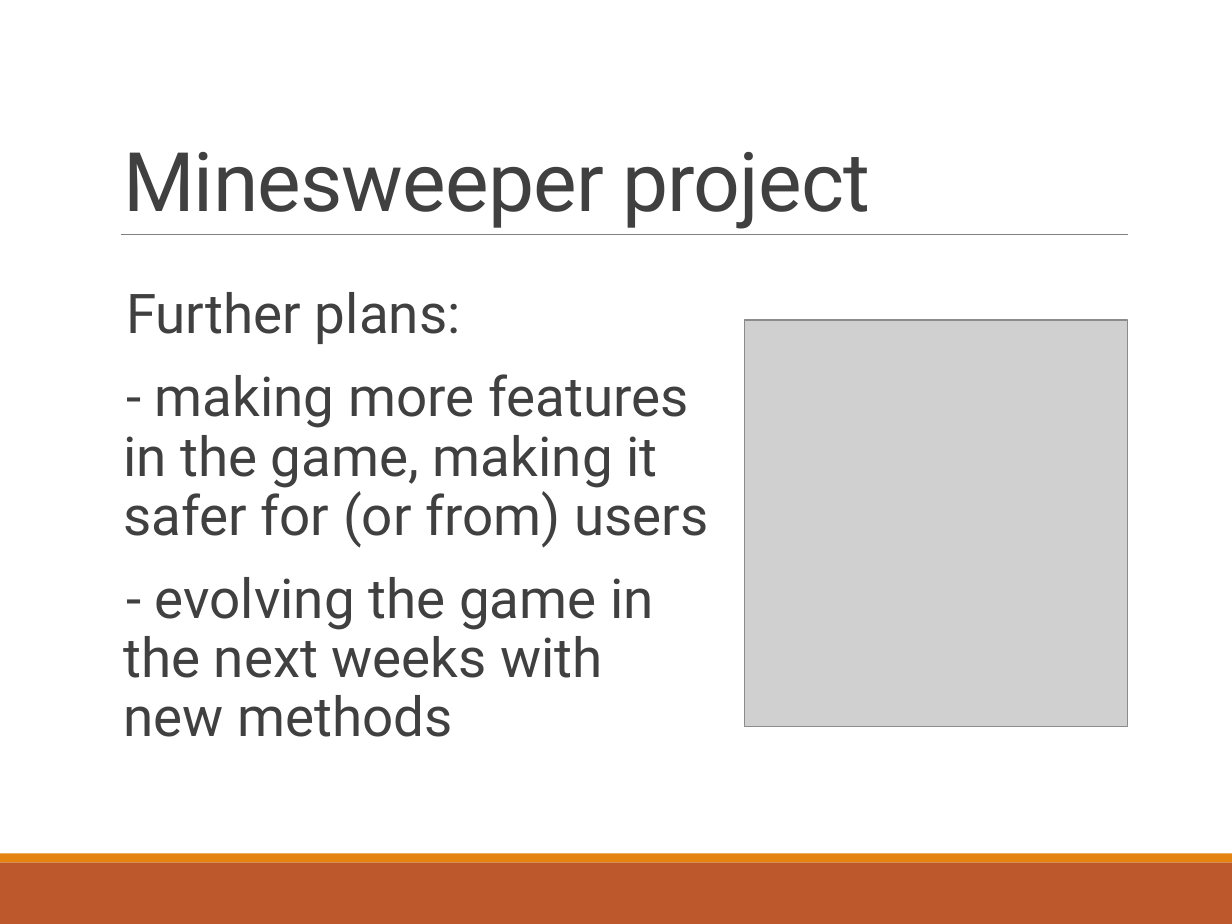
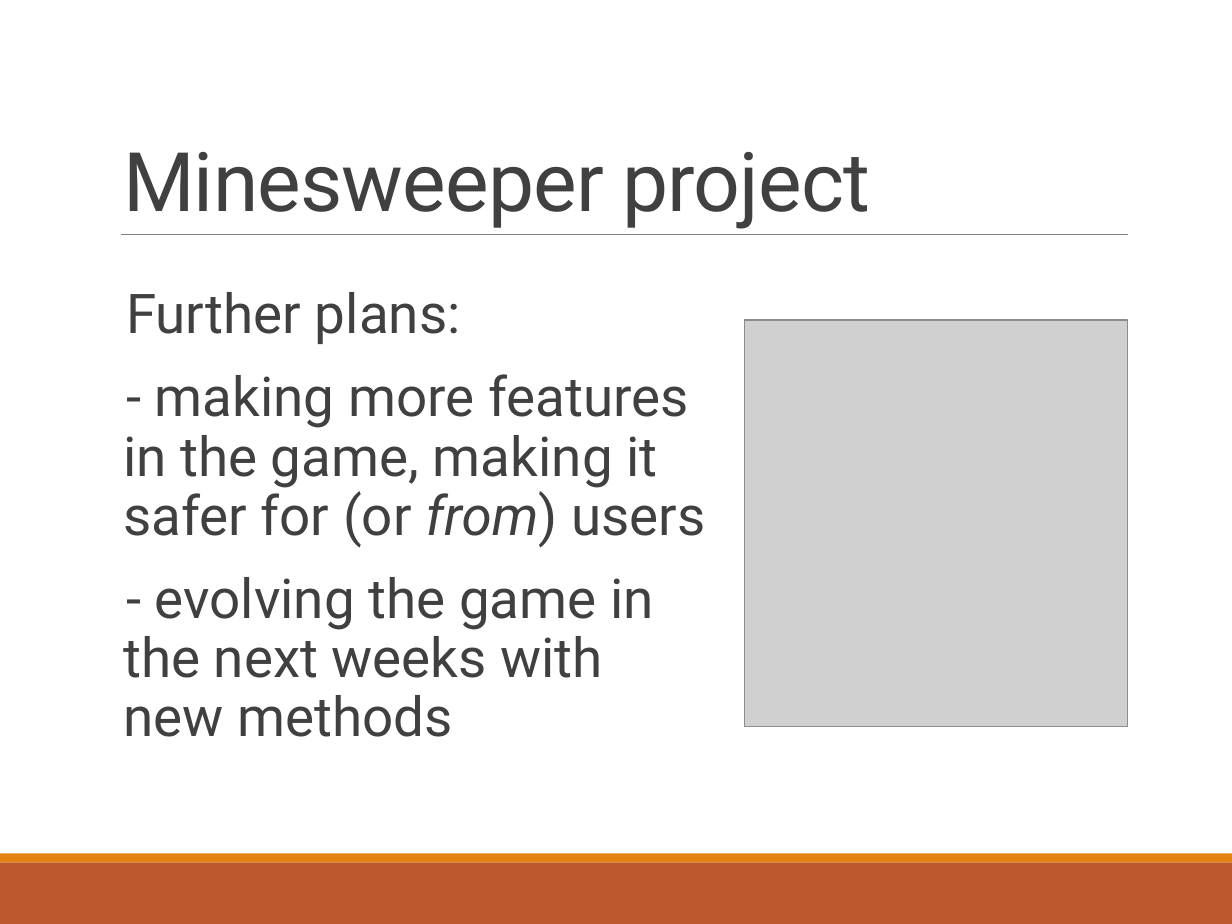
Before and after one commit to green-fox-academy/bpo106, a slide deck: slide 7 of week02/day05/demo/ppt-w02.pptx. Drawn at 1232x924 pixels with LibreOffice and Linux fonts; fonts in the diff are those of the drawing; grey boxes stand for pictures. Boxes give left, top, right and bottom in pixels: in the first picture for what was removed or moved away, otherwise in the second. Text is boxed around its words. In the diff, an @@ line names an element or a change of style, - is before the commit and + after.

```diff
--- a/week02/day05/demo/ppt-w02.pptx
+++ b/week02/day05/demo/ppt-w02.pptx
@@ text at (123,374,705,548): italic on in "from)" @@
```
Also in this commit, not shown: 3 other slides changed.
